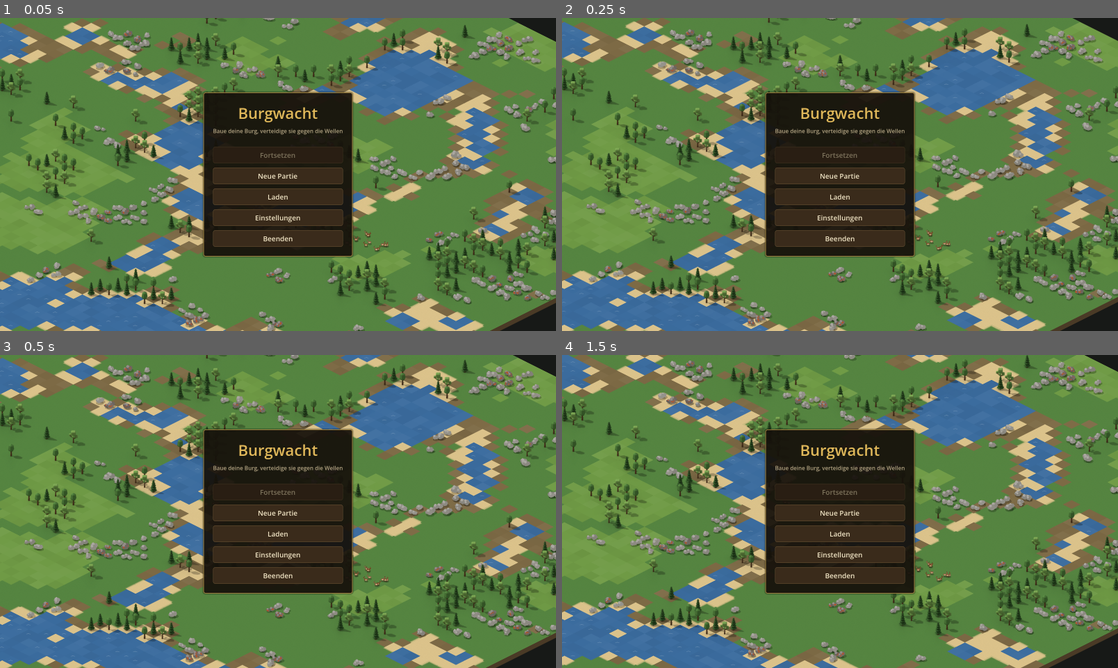
Above: before the commit, frames 1-4 (two rows, left to right).
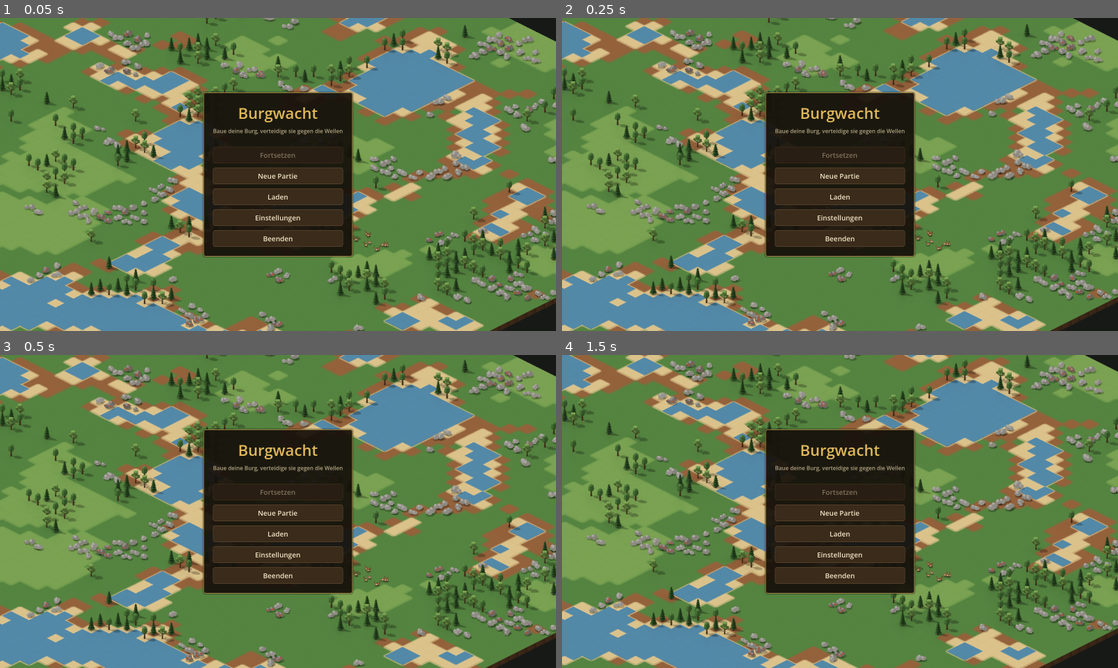
Above: after the commit, the same moments.

Repository: GwydionBr/burgwacht
Game: Godot game, scene res://scenes/main_menu.tscn
Two runs of this game, one before a commit and one after it. Both use one fixed random seed, a clock stepped at 60 frames per second and the inputs below.
Inputs (mouse positions are in pixels of both pictures, inside the frame that each line leads up to):
- Up to frame 1 (0.05 s): no input
- Up to frame 2 (0.25 s): no input
- Up to frame 3 (0.5 s): no input
- Up to frame 4 (1.5 s): tap Enter at 0.5 s; move the mouse to (962, 495) at 0.52 s; hold D 0.53-1.25 s; tap N at 0.6 s; click (962, 495) at 0.67 s; tap Space at 0.77 s; drag from (728, 527) to (812, 574) at 1.27 s

The runs differ from the first frame. In frame 1, 16% of the frame differs, in the area x 0-100%, y 0-100%; in frame 2, 16%; in frame 3, 16%; in frame 4, 16%.

Commit message:
Rendere alle Gelände samt Übergängen und Erdkante

Diff:
--- a/data/terrain.json
+++ b/data/terrain.json
@@ -6,19 +6,31 @@
     "buildable": true,
     "sprite": "terrain/grass",
     "sprite_variants": 4,
-    "sprite_transition": "sand"
+    "sprite_priority": 0,
+    "sprite_overlay": "terrain/grass_transition",
+    "sprite_edge": "terrain/edge"
   },
   "meadow": {
     "name": "Blumenwiese",
     "color": "#6f9a45",
     "walkable": true,
-    "buildable": true
+    "buildable": true,
+    "sprite": "terrain/meadow",
+    "sprite_variants": 4,
+    "sprite_priority": 1,
+    "sprite_overlay": "terrain/meadow_transition",
+    "sprite_edge": "terrain/edge"
   },
   "dirt": {
     "name": "Erde",
     "color": "#7d6a45",
     "walkable": true,
-    "buildable": true
+    "buildable": true,
+    "sprite": "terrain/dirt",
+    "sprite_variants": 4,
+    "sprite_priority": 2,
+    "sprite_overlay": "terrain/dirt_transition",
+    "sprite_edge": "terrain/edge"
   },
   "sand": {
     "name": "Ufer",
@@ -26,12 +38,20 @@
     "walkable": true,
     "buildable": false,
     "sprite": "terrain/sand",
-    "sprite_variants": 4
+    "sprite_variants": 4,
+    "sprite_priority": 3,
+    "sprite_overlay": "terrain/sand_transition",
+    "sprite_edge": "terrain/edge"
   },
   "water": {
     "name": "Wasser",
     "color": "#3b6c9e",
     "walkable": false,
-    "buildable": false
+    "buildable": false,
+    "sprite": "terrain/water",
+    "sprite_variants": 4,
+    "sprite_priority": 4,
+    "sprite_overlay": "terrain/water_transition",
+    "sprite_edge": "terrain/edge"
   }
 }
--- a/src/core/game_defs.gd
+++ b/src/core/game_defs.gd
@@ -80,9 +80,31 @@
 			var neighbor: Variant = entry["sprite_transition"]
 			if not neighbor is String or not entries.has(neighbor) or neighbor == id:
 				return "%s, „%s“: „sprite_transition“ muss ein anderes bekanntes Gelände nennen" % [file_name, id]
-		var reason := _sprite_error(entry)
-		if reason != "":
-			return "%s, „%s“: %s" % [file_name, id, reason]
+		var base_reason: String = _sprite_error(entry)
+		if base_reason != "":
+			return "%s, „%s“: %s" % [file_name, id, base_reason]
+		if file_name == "terrain.json":
+			var terrain_reason: String = _terrain_sprite_error(entry)
+			if terrain_reason != "":
+				return "%s, „%s“: %s" % [file_name, id, terrain_reason]
+	return ""
+
+
+static func _terrain_sprite_error(entry: Dictionary) -> String:
+	var priority: Variant = entry.get("sprite_priority", 0)
+	if not (priority is int or priority is float) or float(priority) < 0 or float(priority) != floor(float(priority)):
+		return "„sprite_priority“ muss eine nichtnegative ganze Zahl sein"
+	for field: String in ["sprite_overlay", "sprite_edge"]:
+		if not entry.has(field):
+			continue
+		var value: Variant = entry[field]
+		if not value is String or str(value) == "" or str(value).ends_with(".png"):
+			return "„%s“ muss der Pfad eines Bilds sein (Text, ohne .png)" % field
+		var count: int = int(entry.get("sprite_variants", 1)) if field == "sprite_overlay" else 1
+		for variant: int in count:
+			var path: String = sprite_path({"sprite": value, "sprite_variants": count}, variant)
+			if not ResourceLoader.exists(path):
+				return "%s %s fehlt" % ["Übergangsbild" if field == "sprite_overlay" else "Erdkantenbild", path]
 	return ""
 
 
--- a/src/view/terrain_renderer.gd
+++ b/src/view/terrain_renderer.gd
@@ -13,7 +13,6 @@
 
 var _map: MapData
 var _textures: Dictionary[String, Texture2D] = {}
-var _sprite_colors: Dictionary[String, Color] = {}
 
 
 func show_map(map: MapData) -> void:
@@ -32,12 +31,12 @@
 			var terrain_id := _map.get_terrain(tile)
 			var poly := Iso.tile_polygon(tile)
 			var entry: Dictionary = terrain_defs[terrain_id]
-			# Die deckende Raute schließt subpixelbreite Nähte zwischen transparenten Bildrändern.
-			draw_colored_polygon(poly, _tile_color(tile, Color(entry["color"])))
-			_draw_sprite(tile, entry)
-			if terrain_id == "water" and _tile_hash(tile) % 4 == 0:
-				_draw_wave(Iso.tile_to_world(tile))
-			_draw_map_edge(tile, poly)
+			if not _draw_sprite(tile, entry):
+				draw_colored_polygon(poly, _tile_color(tile, Color(entry["color"])))
+				if terrain_id == "water" and _tile_hash(tile) % 4 == 0:
+					_draw_wave(Iso.tile_to_world(tile))
+			_draw_map_edge(tile, poly, entry)
+
 
 
 ## Kleine Helligkeitsunterschiede, damit der Boden nicht wie eine Fläche wirkt.
@@ -52,7 +51,15 @@
 
 
 ## Am vorderen Rand eine Erdkante zeichnen, damit die Karte wie eine Scholle wirkt.
-func _draw_map_edge(tile: Vector2i, poly: PackedVector2Array) -> void:
+func _draw_map_edge(tile: Vector2i, poly: PackedVector2Array, entry: Dictionary) -> void:
+	if entry.has("sprite_edge"):
+		var texture: Texture2D = _texture("res://assets/sprites/" + str(entry["sprite_edge"]) + ".png")
+		if texture != null:
+			var center: Vector2 = Iso.tile_to_world(tile)
+			for side: int in 2:
+				if (side == 0 and tile.x == _map.width - 1) or (side == 1 and tile.y == _map.height - 1):
+					draw_texture_rect_region(texture, Rect2(center - Vector2(32, 16), Vector2(64, 52)), Rect2(Vector2(side * 128, 0), Vector2(128, 104)))
+			return
 	var depth := Vector2(0, EDGE_DEPTH)
 	if tile.x == _map.width - 1:
 		draw_colored_polygon(PackedVector2Array([poly[1], poly[2], poly[2] + depth, poly[1] + depth]), EDGE_COLOR)
@@ -80,18 +87,63 @@
 	return posmod(tile.x * 17 + tile.y * 31 + tile.x * tile.y * 7, maxi(count, 1))
 
 
+## Übergänge zu allen höherrangigen Nachbargeländen; Ecken schließen auch diagonale Berührungen.
+## Bits 0–3: Nord, Ost, Süd, West; Bits 4–7: Nordost, Südost, Südwest, Nordwest.
+static func transition_layers(map: MapData, tile: Vector2i) -> Dictionary[String, int]:
+	var definitions: Dictionary = GameDefs.get_instance().terrain
+	var source: Dictionary = definitions[map.get_terrain(tile)]
+	var result: Dictionary[String, int] = {}
+	var offsets: Array[Vector2i] = [Vector2i.UP, Vector2i.RIGHT, Vector2i.DOWN, Vector2i.LEFT,
+		Vector2i(1, -1), Vector2i(1, 1), Vector2i(-1, 1), Vector2i(-1, -1)]
+	for index: int in offsets.size():
+		var neighbor: Vector2i = tile + offsets[index]
+		if not map.in_bounds(neighbor):
+			continue
+		var target_id: String = map.get_terrain(neighbor)
+		var target: Dictionary = definitions[target_id]
+		if not target.has("sprite_overlay") or int(target.get("sprite_priority", 0)) <= int(source.get("sprite_priority", 0)):
+			continue
+		if index >= 4:
+			var adjacent_mask: int = (1 << (index - 4)) | (1 << ((index - 3) % 4))
+			if transition_mask(map, tile, target_id) & adjacent_mask:
+				continue
+		result[target_id] = result.get(target_id, 0) | (1 << index)
+	return result
+
+
+func _texture(path: String) -> Texture2D:
+	if not _textures.has(path):
+		if not ResourceLoader.exists(path):
+			return null
+		_textures[path] = load(path) as Texture2D
+	return _textures[path]
+
+
 func _draw_sprite(tile: Vector2i, entry: Dictionary) -> bool:
 	if not entry.has("sprite"):
 		return false
 	var variant: int = variant_index(tile, int(entry.get("sprite_variants", 1)))
-	var path: String = GameDefs.sprite_path(entry, variant)
-	if not _textures.has(path):
-		if not ResourceLoader.exists(path):
-			return false
-		_textures[path] = load(path) as Texture2D
-		_sprite_colors[path] = _textures[path].get_image().get_pixel(int(SPRITE_CELL_SIZE.x / 2), int(SPRITE_CELL_SIZE.y / 2))
-	var mask: int = transition_mask(_map, tile, str(entry["sprite_transition"])) if entry.has("sprite_transition") else 0
-	draw_colored_polygon(Iso.tile_polygon(tile), _sprite_colors[path])
+	var texture: Texture2D = _texture(GameDefs.sprite_path(entry, variant))
+	if texture == null:
+		return false
 	var center: Vector2 = Iso.tile_to_world(tile)
-	draw_texture_rect_region(_textures[path], Rect2(center - TILE_SIZE / 2, TILE_SIZE), Rect2(Vector2(mask * SPRITE_CELL_SIZE.x, 0), SPRITE_CELL_SIZE))
+	# Ein Viertelpixel Überstand schließt die Filternaht, ohne eine gezeichnete Raute unterzulegen.
+	var destination := Rect2(center - TILE_SIZE / 2 - Vector2(0.25, 0.125), TILE_SIZE + Vector2(0.5, 0.25))
+	draw_texture_rect_region(texture, destination, Rect2(Vector2.ZERO, SPRITE_CELL_SIZE))
+	var layers: Dictionary[String, int] = transition_layers(_map, tile)
+	var targets: Array[String] = []
+	targets.assign(layers.keys())
+	var definitions: Dictionary = GameDefs.get_instance().terrain
+	targets.sort_custom(func(a: String, b: String) -> bool:
+		return int(definitions[a]["sprite_priority"]) < int(definitions[b]["sprite_priority"]))
+	# Die höchste Priorität liegt zuletzt und schließt Kreuzungen.
+	for target_id: String in targets:
+		var target: Dictionary = GameDefs.get_instance().terrain[target_id]
+		var overlay_entry: Dictionary = {"sprite": target["sprite_overlay"], "sprite_variants": target.get("sprite_variants", 1)}
+		var overlay: Texture2D = _texture(GameDefs.sprite_path(overlay_entry, variant_index(tile, int(target.get("sprite_variants", 1)))))
+		if overlay == null:
+			continue
+		for direction: int in 8:
+			if layers[target_id] & (1 << direction):
+				draw_texture_rect_region(overlay, destination, Rect2(Vector2(direction * SPRITE_CELL_SIZE.x, 0), SPRITE_CELL_SIZE))
 	return true
--- a/tests/setups/gallery.gd
+++ b/tests/setups/gallery.gd
@@ -37,13 +37,8 @@
 		helper.place(world, type_id, Vector2i(x, row_sum - size - x))
 		x += size + GAP
 	_add_deposits(world)
+	_add_terrain(world)
 
-
-	# Uferstreifen oberhalb der Gebäudereihen, mit geraden Kanten und einer Ecke.
-	for terrain_y: int in range(20, 25):
-		for terrain_x: int in range(20, 27):
-			if terrain_x >= 23 or terrain_y >= 23:
-				world.map.set_terrain(Vector2i(terrain_x, terrain_y), "sand")
 	return world
 
 
@@ -78,3 +73,22 @@
 	var figures: Node2D = script.new()
 	figures.call("setup", clock)
 	scene.add_child(figures)
+
+
+## Jede Geländepaarung mit gerader Kante, Ecke und diagonaler Berührung; zuletzt eine Kreuzung.
+static func _add_terrain(world: GameWorld) -> void:
+	var ids: Array = GameDefs.get_instance().terrain.keys()
+	var pair_index: int = 0
+	for first: int in ids.size():
+		for second: int in range(first + 1, ids.size()):
+			var origin_x: int = 4 + (pair_index % 5) * 7
+			var origin := Vector2i(origin_x, 34 + (pair_index / 5) * 12 - origin_x)
+			for y: int in 6:
+				for x: int in 6:
+					var type_id: String = str(ids[second] if x >= 3 or y >= 4 else ids[first])
+					world.map.set_terrain(origin + Vector2i(x, y), type_id)
+			world.map.set_terrain(origin + Vector2i(1, 1), str(ids[second]))
+			pair_index += 1
+	for y: int in 6:
+		for x: int in 8:
+			world.map.set_terrain(Vector2i(37 + x, 12 + y), str(ids[(x / 2 + y / 2) % ids.size()]))
--- a/tests/test_game_defs.gd
+++ b/tests/test_game_defs.gd
@@ -79,3 +79,22 @@
 	var entries: Dictionary = {"grass": {"sprite": "terrain/grass", "sprite_transition": "missing"}}
 	assert_eq(GameDefs.sprites_error("terrain.json", entries),
 			"terrain.json, „grass“: „sprite_transition“ muss ein anderes bekanntes Gelände nennen", "Fehler:")
+
+
+func test_missing_terrain_overlay_is_named() -> void:
+	var entries: Dictionary = {"grass": {"sprite": "terrain/grass", "sprite_overlay": "terrain/missing"}}
+	assert_eq(GameDefs.sprites_error("terrain.json", entries),
+		"terrain.json, „grass“: Übergangsbild res://assets/sprites/terrain/missing.png fehlt", "Fehler:")
+
+
+func test_wrong_terrain_overlay_type_is_named() -> void:
+	var entries: Dictionary = {"grass": {"sprite": "terrain/grass", "sprite_overlay": 2}}
+	assert_eq(GameDefs.sprites_error("terrain.json", entries),
+		"terrain.json, „grass“: „sprite_overlay“ muss der Pfad eines Bilds sein (Text, ohne .png)", "Fehler:")
+
+
+func test_terrain_priority_must_be_a_nonnegative_integer() -> void:
+	for value: Variant in [-1, 0.5, "2", true]:
+		var entries := {"grass": {"sprite": "terrain/grass", "sprite_priority": value}}
+		assert_eq(GameDefs.sprites_error("terrain.json", entries),
+			"terrain.json, „grass“: „sprite_priority“ muss eine nichtnegative ganze Zahl sein", "Fehler:")
--- a/tests/test_terrain_renderer.gd
+++ b/tests/test_terrain_renderer.gd
@@ -35,3 +35,20 @@
 	map.set_terrain(Vector2i(1, 0), "sand")
 	assert_eq(TerrainRenderer.transition_mask(map, Vector2i(1, 1), "sand"), 9, "Nord und West:")
 	assert_eq(TerrainRenderer.transition_mask(map, Vector2i(0, 0), "sand"), 6, "Ost und Süd:")
+
+
+func test_three_terrains_keep_each_transition_and_diagonal_corner() -> void:
+	var map := MapData.new(3, 3)
+	map.set_terrain(Vector2i(1, 0), "sand")
+	map.set_terrain(Vector2i(2, 1), "water")
+	map.set_terrain(Vector2i(0, 2), "dirt")
+	var layers: Dictionary = TerrainRenderer.transition_layers(map, Vector2i(1, 1))
+	assert_eq(layers.get("sand", 0), 1, "Ufer im Norden:")
+	assert_eq(layers.get("water", 0), 2, "Wasser im Osten:")
+	assert_eq(layers.get("dirt", 0), 64, "Erde an der südwestlichen Ecke:")
+
+
+func test_transition_is_drawn_only_on_lower_priority_terrain() -> void:
+	var map := MapData.new(2, 1)
+	map.set_terrain(Vector2i(1, 0), "sand")
+	assert_eq(TerrainRenderer.transition_layers(map, Vector2i(1, 0)), {}, "Keine doppelte Naht:")
--- /dev/null
+++ b/tools/render/recipes/terrain/dirt.json
@@ -0,0 +1,7 @@
+{
+  "terrain": {
+    "model": "kenney-nature/ground_grass.glb",
+    "color": "wood",
+    "variants": 4
+  }
+}
--- /dev/null
+++ b/tools/render/recipes/terrain/dirt_transition.json
@@ -0,0 +1,8 @@
+{
+  "terrain": {
+    "model": "kenney-nature/ground_grass.glb",
+    "color": "wood",
+    "variants": 4,
+    "overlay": true
+  }
+}
--- /dev/null
+++ b/tools/render/recipes/terrain/edge.json
@@ -0,0 +1,8 @@
+{
+  "terrain": {
+    "model": "kenney-nature/ground_grass.glb",
+    "color": "wood_dark",
+    "variants": 1,
+    "edge_depth": 0.4593
+  }
+}
--- /dev/null
+++ b/tools/render/recipes/terrain/grass_transition.json
@@ -0,0 +1,8 @@
+{
+  "terrain": {
+    "model": "kenney-nature/ground_grass.glb",
+    "color": "leaf",
+    "variants": 4,
+    "overlay": true
+  }
+}
--- /dev/null
+++ b/tools/render/recipes/terrain/meadow.json
@@ -0,0 +1,7 @@
+{
+  "terrain": {
+    "model": "kenney-nature/ground_grass.glb",
+    "color": "leaf_light",
+    "variants": 4
+  }
+}
--- /dev/null
+++ b/tools/render/recipes/terrain/meadow_transition.json
@@ -0,0 +1,8 @@
+{
+  "terrain": {
+    "model": "kenney-nature/ground_grass.glb",
+    "color": "leaf_light",
+    "variants": 4,
+    "overlay": true
+  }
+}
--- /dev/null
+++ b/tools/render/recipes/terrain/sand_transition.json
@@ -0,0 +1,8 @@
+{
+  "terrain": {
+    "model": "kenney-nature/ground_grass.glb",
+    "color": "sand",
+    "variants": 4,
+    "overlay": true
+  }
+}
--- /dev/null
+++ b/tools/render/recipes/terrain/water.json
@@ -0,0 +1,7 @@
+{
+  "terrain": {
+    "model": "kenney-nature/ground_grass.glb",
+    "color": "water",
+    "variants": 4
+  }
+}
--- /dev/null
+++ b/tools/render/recipes/terrain/water_transition.json
@@ -0,0 +1,9 @@
+{
+  "terrain": {
+    "model": "kenney-nature/ground_grass.glb",
+    "color": "water",
+    "variants": 4,
+    "overlay": true,
+    "shore_color": "sand"
+  }
+}
Binary file added: assets/sprites/terrain/dirt.png
Not shown, added: assets/sprites/terrain/dirt.png.import
Binary file added: assets/sprites/terrain/dirt_1.png
Not shown, added: assets/sprites/terrain/dirt_1.png.import
Binary file added: assets/sprites/terrain/dirt_1_shadow.png
Not shown, added: assets/sprites/terrain/dirt_1_shadow.png.import
Binary file added: assets/sprites/terrain/dirt_2.png
Not shown, added: assets/sprites/terrain/dirt_2.png.import
Binary file added: assets/sprites/terrain/dirt_2_shadow.png
Not shown, added: assets/sprites/terrain/dirt_2_shadow.png.import
Binary file added: assets/sprites/terrain/dirt_3.png
Not shown, added: assets/sprites/terrain/dirt_3.png.import
(and 129 more such lines)
